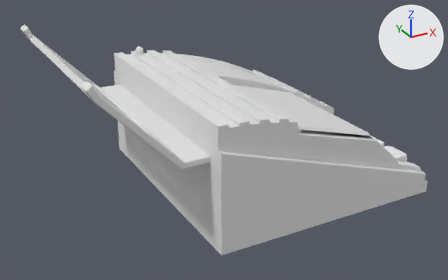
The FBX model The Outer Frame/Assets/Models/wireophone-model.fbx as it was, and as the next commit left it.
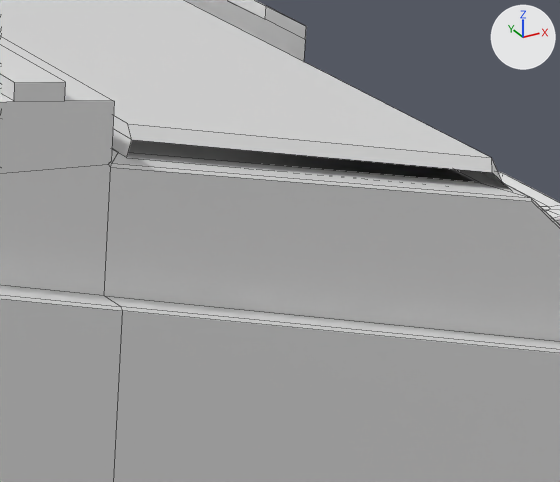
There are two pictures of each version: one whole from a 50 mm lens placed at (-0.319, -0.5, 0.29), pointed at (-0.053, -0.016, 0.048), one close up on the part from 62% to 85% of the width and 37% to 69% of the height. Lighting does not change. The marker at upper right points along +X, +Y and +Z. The close-ups show mesh edges as thin lines. Materials are left out; every surface is plain grey. Where no turn or scale is listed for an object, it has been applied to the vertices. Vertices at the same position are counted once.

The first close-up shows 'cassette cover', 'wire print button', 'wireophone'.
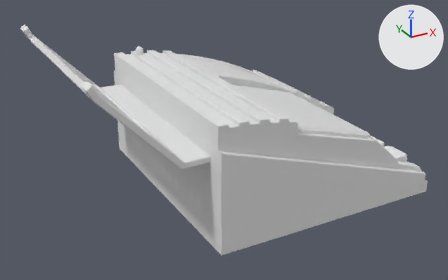
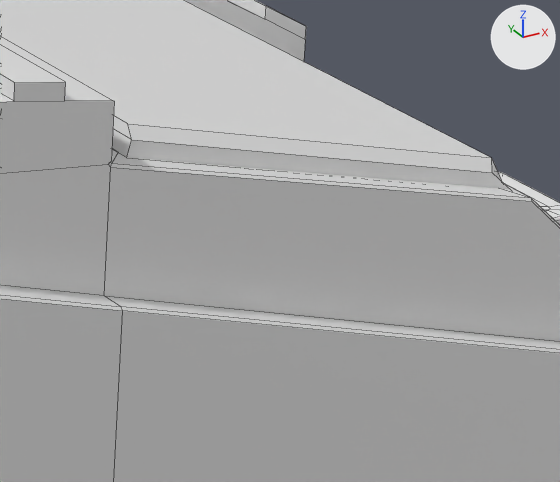
Location of each change, [x1, y1, x2, y2] in pixels of the close-ups (560 x 482 px):
'cassette cover', reshaped: before [0, 0, 508, 188]; after [0, 0, 509, 189]
part 1 of me_cube_001, built on: before [128, 140, 474, 182]; after [127, 140, 509, 189]

What changed in the scene script:
```text
Change me_cube_001:
    where me_cube_001.from_pydata(...)  # 30 vertices, 21 faces; spans x -0.0042..0.0809, y -0.065..0.065, z -0.0227..0.0048
    used by ob_cassette_cover; location = (-0.0351, -0.0502, 0.089)
    verts and faces of me_cube_001; kept vertices keep their numbers, new ones are numbered from 30
    before: 0 (0.0, -0.065, 0.0) at pixel (126, 157), 1 (0.0, 0.065, 0.0), 2 (0.0809, -0.065, -0.0227), 3 (0.0809, 0.065, -0.0227), 4 (0.0008, -0.065, 0.0029) at pixel (131, 139)
    before: 7 (0.0008, 0.065, 0.0029), 8 (0.0809, -0.063, -0.0227), 9 (0.0758, -0.065, -0.0182) at pixel (492, 172), 11 (0.0758, 0.065, -0.0182), 13 (0.0809, 0.063, -0.0227)
    before: 14 (0.0, 0.039, 0.0), 15 (0.0, 0.0213, 0.0), 16 (0.0, -0.0213, 0.0), 17 (0.0, -0.039, 0.0)
    me_cube_001 part 1
    add delete_faces([(0, 17, 16, 15, 14, 1, 3, 2)])
    add faces += [(1, 7, 11, 3), (0, 2, 9, 4), (0, 17, 16, 15, 14, 1, 3, 13, 8, 2)]
```
